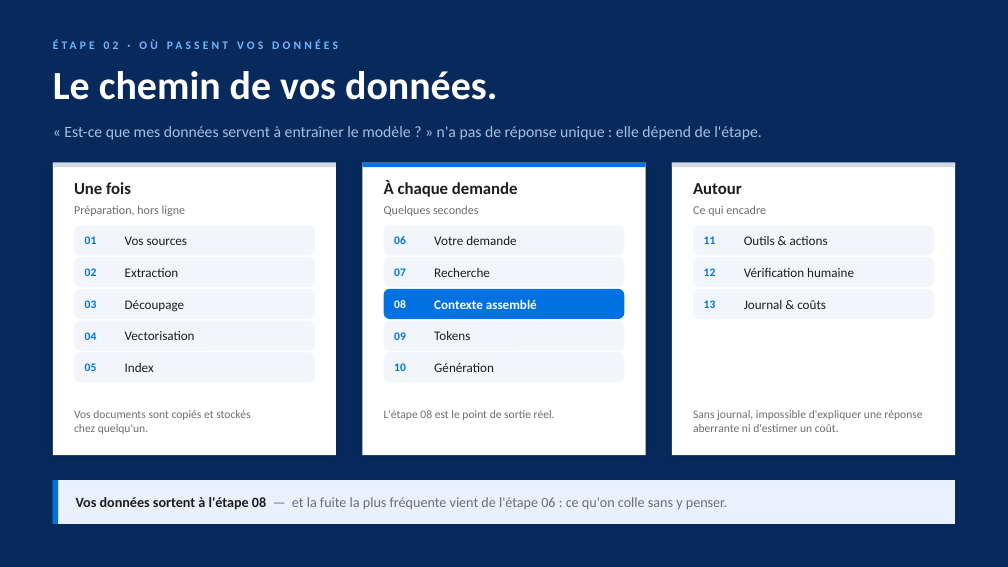
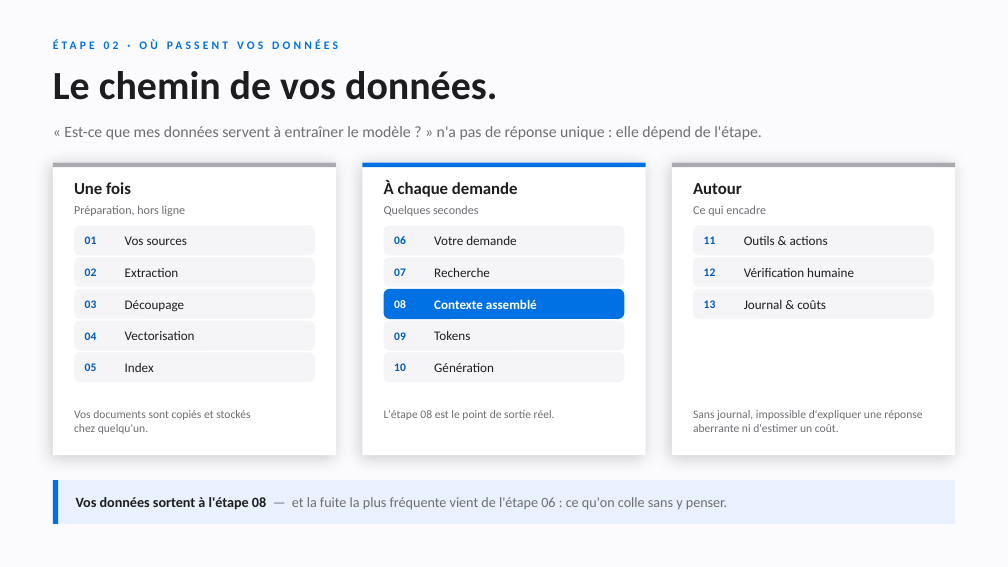
Before and after one commit to benoit-sigwald/training, a slide deck: slide 2 of slides/Genese-de-l-IA.pptx. Drawn at 1008x567 pixels with LibreOffice and Linux fonts; fonts in the diff are those of the drawing. Boxes give left, top, right and bottom in pixels: in the first picture for what was removed or moved away, otherwise in the second. Text is boxed around its words. In the diff, an @@ line names an element or a change of style, - is before the commit and + after.

```diff
--- a/slides/Genese-de-l-IA.pptx
+++ b/slides/Genese-de-l-IA.pptx
@@ background #07295C to #FBFBFD @@
@@ text "ÉTAPE 02 · OÙ PASSENT ..." at box(280, 71, 497, 100): text colour #6FB8FF to #0071E3 @@
@@ text "Le chemin de vos données." at box(53, 71, 271, 100): text colour #FFFFFF to #1D1D1F @@
@@ text "« Est-ce que mes données ..." at box(64, 126, 761, 140): text colour #A9BFE0 to #6E6E73 @@
@@ rectangle at box(53, 163, 336, 167): fill #D3D9E4 to #A9A9AF @@
@@ shadow changed in 3 elements at box(53, 163, 336, 455), box(362, 163, 645, 455), box(672, 163, 955, 455) @@
@@ rectangle at box(672, 163, 955, 167): fill #D3D9E4 to #A9A9AF @@
@@ fill #F2F5FA to #F5F5F7 in 12 elements at box(74, 225, 315, 256), box(74, 257, 315, 287), box(74, 289, 315, 319), box(74, 321, 315, 351), box(74, 352, 315, 383), box(383, 225, 624, 256), box(383, 257, 624, 287), box(383, 321, 624, 351), box(383, 352, 624, 383), box(693, 225, 934, 256), box(693, 257, 934, 287), box(693, 289, 934, 319) @@
@@ text colour #0071E3 to #005BB8 in 12 elements at box(85, 236, 97, 244), box(85, 268, 97, 276), box(85, 300, 97, 308), box(85, 332, 97, 340), box(85, 363, 97, 371), box(394, 236, 406, 244), box(394, 268, 406, 276), box(394, 332, 406, 340), box(394, 363, 406, 371), box(704, 236, 716, 244), box(704, 268, 716, 276), box(704, 300, 716, 308) @@
```
Also in this commit, not shown: 5 other slides changed, 3 other files.
